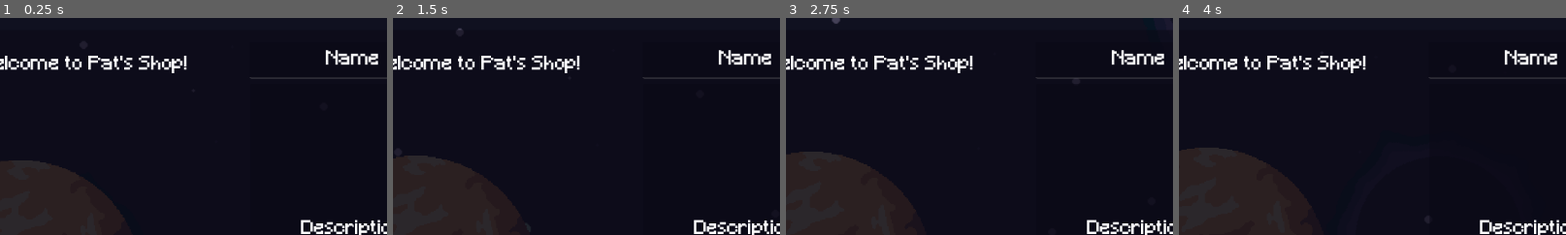
Above: before the commit, frames 1-4 (left to right).
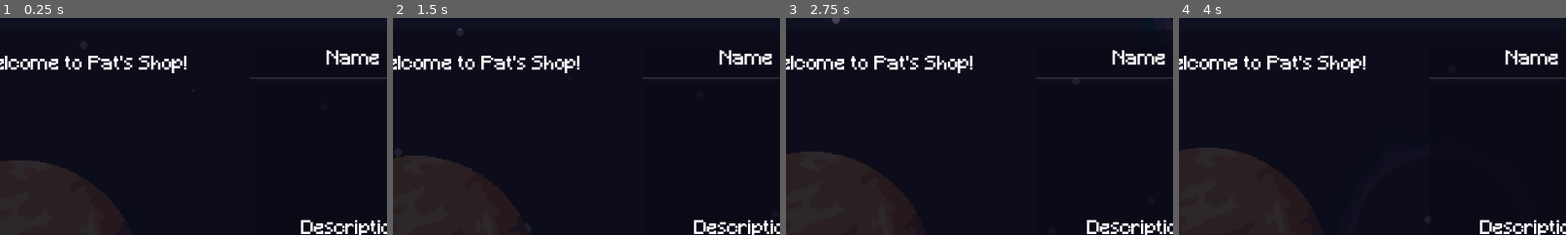
Above: after the commit, the same moments.

Repository: ManechLepage/GodotWild-Jam68
Game: Godot game, scene res://Scenes/Customers/main_shop.tscn
Same seed, same stepped clock (60 frames per second), same inputs: the game is played once before the commit and once after it. This scene is started directly instead of the project's main scene.
Inputs:
- Up to frame 1 (0.25 s): no input
- Up to frame 2 (1.5 s): click "Skip" at 0.5 s; click "Skip" at 1.25 s
- Up to frame 3 (2.75 s): click "18" at 2 s
- Up to frame 4 (4 s): click "9" at 2.75 s; click "7" at 3.5 s
The pictures show only the part of the screen within x 39-89%, y 0-50%; the shares and areas given below are measured in that part.

The runs differ from the first frame. In frame 1, 0.3% of the frame differs, in the area x 83-98%, y 14-22%; in frame 2, 0.3%; in frame 3, 0.3%; in frame 4, 0.3%.
Error in both runs: Invalid access to property or key 'name' on a base object of type 'Nil'. (res://Scenes/Customers/PatShop.gd:58)

Commit message:
Update main_shop.tscn

Diff:
--- a/Godot Wild-jam 68/Scenes/Customers/main_shop.tscn
+++ b/Godot Wild-jam 68/Scenes/Customers/main_shop.tscn
@@ -77,6 +77,8 @@
 anchors_preset = -1
 anchor_right = 1.0
 anchor_bottom = 0.981
+offset_left = 1.0
+offset_right = 1.0
 offset_bottom = 0.0259972
 scale = Vector2(1.00774, 1.00944)
 text = "Name"
